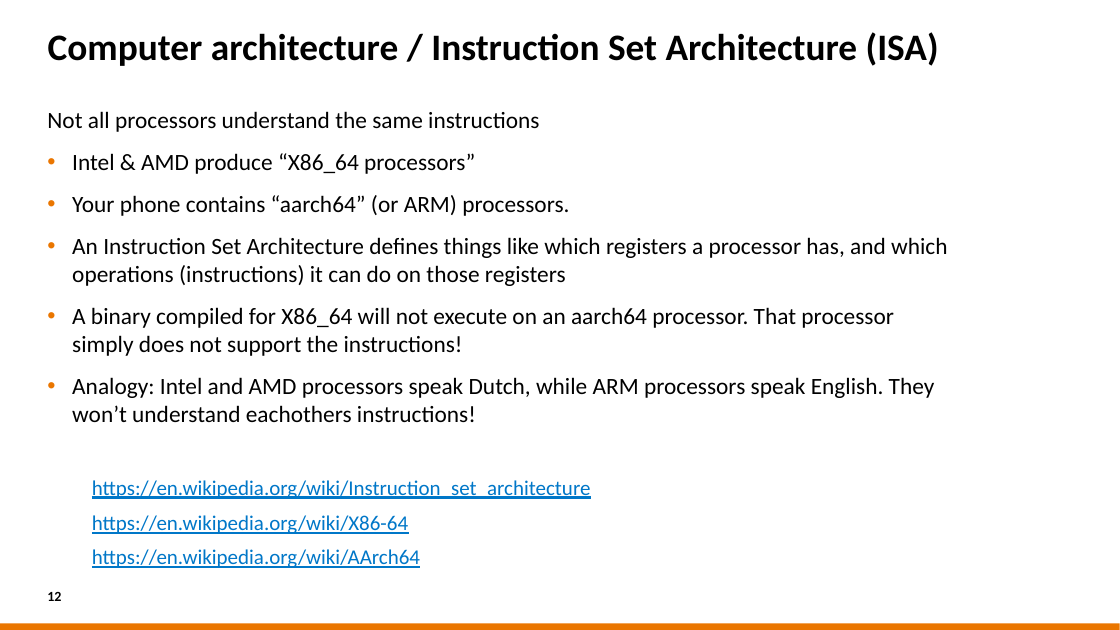
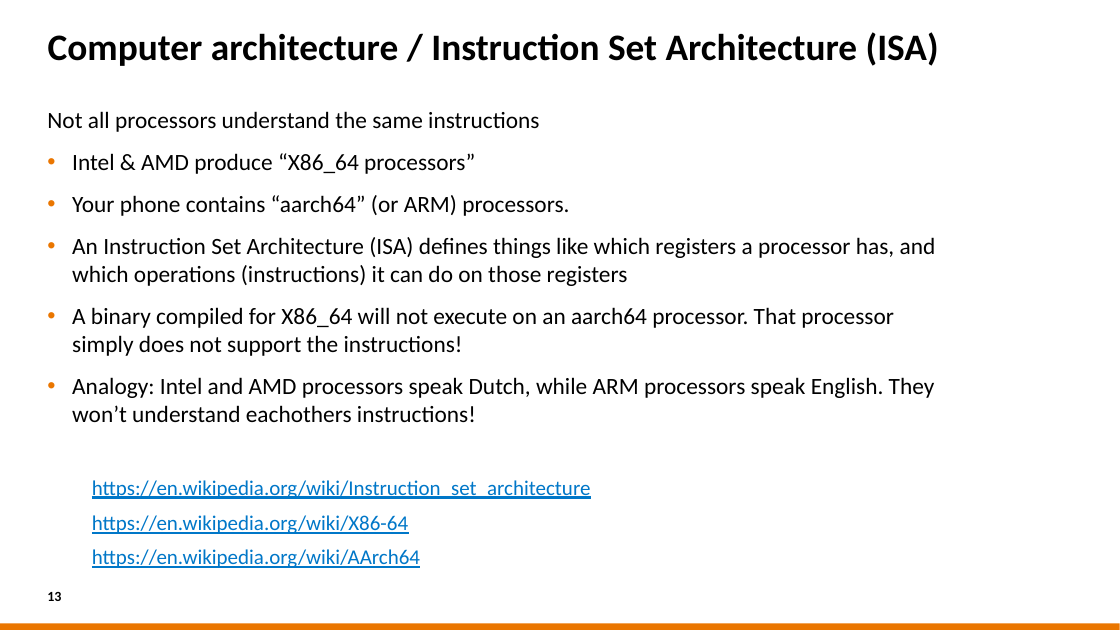
Before and after one commit to sara-nl/MLonHPC_May2023, a slide deck: slide 13 of Software_installations_on_HPC_systems.pptx (slide 12 before the commit). Drawn at 1120x630 pixels with LibreOffice and Linux fonts; fonts in the diff are those of the drawing; background and template pictures are left out. Boxes give left, top, right and bottom in pixels: in the first picture for what was removed or moved away, otherwise in the second. Text is boxed around its words. In the diff, an @@ line names an element or a change of style, - is before the commit and + after.

```diff
--- a/Software_installations_on_HPC_systems.pptx
+++ b/Software_installations_on_HPC_systems.pptx
@@ text at <box>72,237,936,286</box>: text changed @@
-• An Instruction Set Architecture defines things like which registers a processor has, and which operations (instructions) it can do on those registers
+• An Instruction Set Architecture (ISA) defines things like which registers a processor has, and which operations (instructions) it can do on those registers
```
Also in this commit, not shown: 5 other slides changed, 2 slides added, 1 other file.
